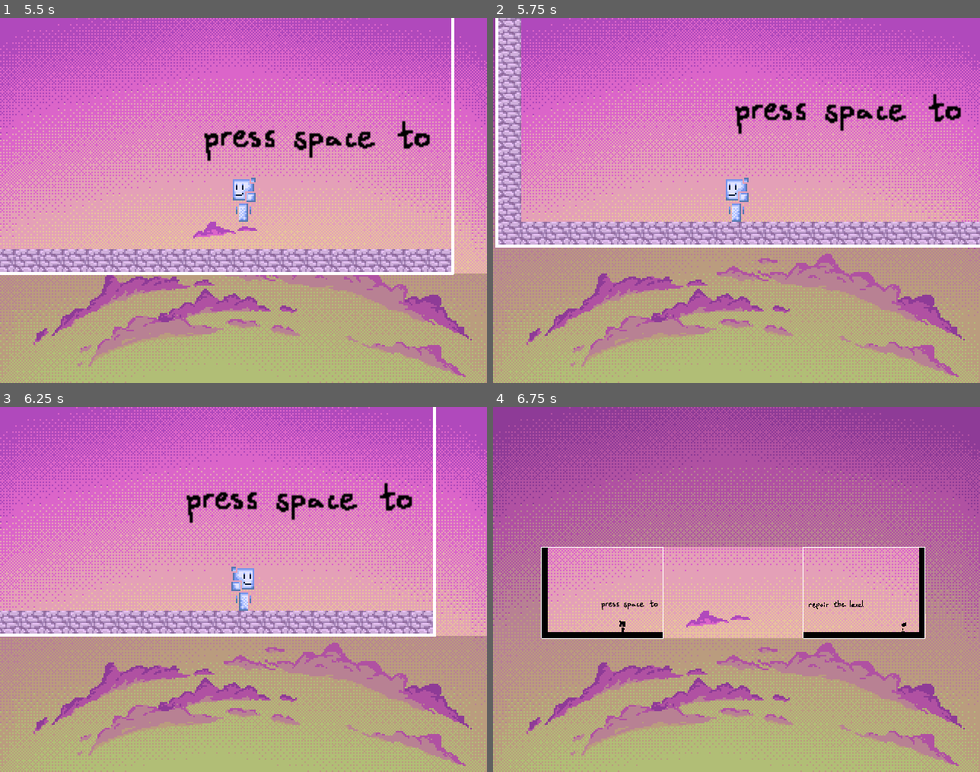
Above: before the commit, frames 1-4 (two rows, left to right).
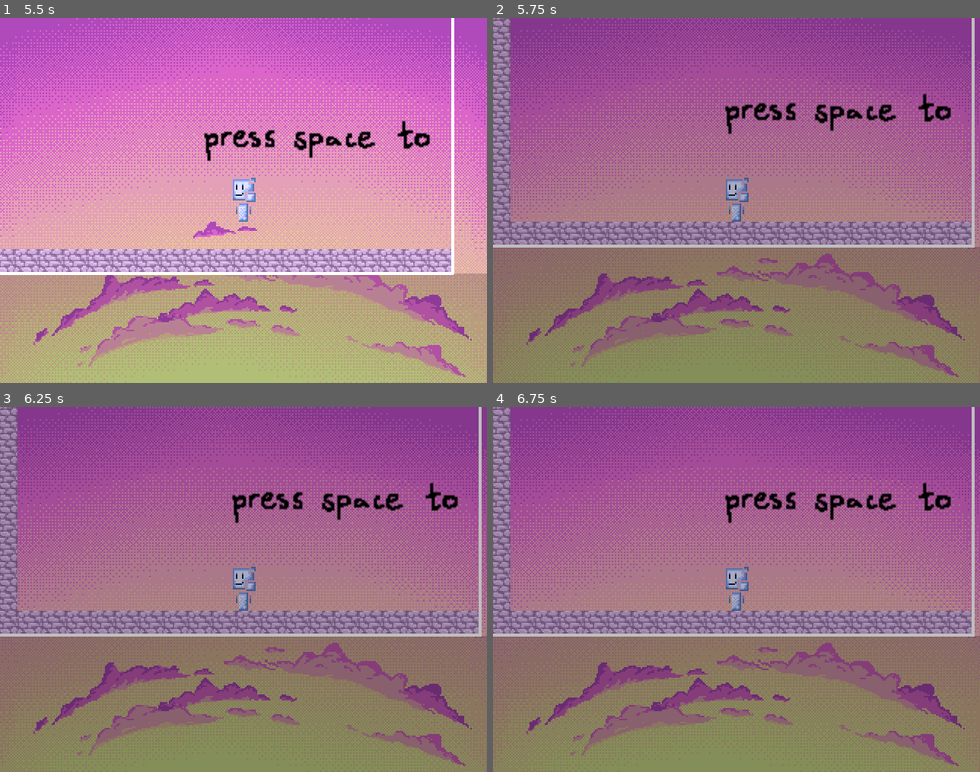
Above: after the commit, the same moments.

Repository: CodedSakura/GameJamGame
Game: Godot game, scene res://Scenes/Menu.tscn
The game is run twice, just before and just after one commit, with the same random seed, the same clock (stepped at 60 frames per second) and the same inputs. Sound files missing from this copy of the repository are replaced by a short silence.
Inputs (mouse positions are in pixels of both pictures, inside the frame that each line leads up to):
- Up to frame 1 (5.5 s): tap Enter (cheat_apply) at 0.5, 4.9 s; move the mouse to (350, 182) at 0.52 s; hold Right (move_right) 0.53-1.25 s; click (350, 182) at 0.6 s; tap Up (jump) at 0.77, 2.27, 3.77, 4.52, 5.27 s; click (102, 240) at 1.25 s; move the mouse to (146, 218) at 2.02 s; hold Right (move_right) 2.03-2.78 s; click (146, 218) at 2.1 s; move the mouse to (292, 120) at 2.77 s; hold Left (move_left) 2.78-3.53 s; click (292, 120) at 2.85 s; move the mouse to (219, 273) at 3.52 s; hold Right (move_right) 3.53-5.03 s; click (219, 273) at 3.6 s; move the mouse to (389, 255) at 4.27 s; click (389, 255) at 4.35 s; move the mouse to (97, 145) at 5.02 s; hold Left (move_left) from 5.03 s (still down); click (97, 145) at 5.1 s
- Up to frame 2 (5.75 s): keep holding Left (move_left); tap Escape (cheat_cancel) at 5.65 s
- Up to frame 3 (6.25 s): move the mouse to (267, 589) at 5.77 s; release Left (move_left) at 5.78 s; hold Right (move_right) from 5.78 s (still down); click (267, 589) at 5.85 s
- Up to frame 4 (6.75 s): tap Space (pause) at 6.4 s; move the mouse to (663, 498) at 6.52 s; release Right (move_right) at 6.53 s; hold Left (move_left) from 6.53 s (still down); click (663, 498) at 6.6 s

Frame 1 is identical in both runs. In frame 2, 98% of the frame differs, in the area x 0-100%, y 0-100%; in frame 3, 98%; in frame 4, 61%.
Error before the commit: Invalid call. Nonexistent function 'get_node' in base 'Nil'. (res://Scenes/Main.gd:146)
Error after the commit: Invalid call. Nonexistent function 'get_node' in base 'Nil'. (res://Scenes/Main.gd:152)

Commit message:
base pause

Diff:
--- a/Scenes/Main.gd
+++ b/Scenes/Main.gd
@@ -27,6 +27,9 @@
 
 var entering_cheat = false
 var entered_cheat = ""
+
+var level_pause = false
+var global_pause = false
 
 func _ready():
     $"/root/Transition/AnimationPlayer".play("fade_in")
@@ -84,11 +87,13 @@
     player_offset = null
 
 func _process(delta):
-    handle_pausing()
-    handle_drag()
-    handle_music()
-    handle_reset()
-    handle_cheats()
+    if not global_pause:
+        handle_pausing()
+        handle_drag()
+        handle_cheats()
+        handle_reset()
+        handle_music()
+    handle_pause_menu()
 
 var was_in = null
 func handle_music():
@@ -121,9 +126,10 @@
 
 func handle_pausing():
     if not entering_cheat and Input.is_action_just_pressed("pause") && !is_picked && !$"/root/Transition/AnimationPlayer".is_playing():
-        get_tree().paused = !get_tree().paused
+        level_pause = !level_pause
+        get_tree().paused = level_pause
         Physics2DServer.set_active(true)
-        if get_tree().paused:
+        if level_pause:
             scene_camera.make_current()
             set_tint(false)
         else:
@@ -216,13 +222,13 @@
 
 func handle_reset():
     if Input.is_action_just_pressed("reset"):
-        pass
+        _handle_death(null)
 
 func handle_cheats():
     if Input.is_action_just_pressed("cheat_activate"):
         entering_cheat = true
         print("enter cheat...")
-    if Input.is_action_just_pressed("cheat_apply"):
+    if entering_cheat and Input.is_action_just_pressed("cheat_apply"):
         print("applying cheat ", entered_cheat)
         if entered_cheat.begins_with("level "):
             print("changing level")
@@ -230,7 +236,7 @@
         else: print("unknown cheat")
         entered_cheat = ""
         entering_cheat = false
-    if Input.is_action_just_pressed("cheat_cancel"):
+    if entering_cheat and Input.is_action_just_pressed("cheat_cancel"):
         print("cancelling cheat")
         entered_cheat = ""
         entering_cheat = false
@@ -239,3 +245,9 @@
     if entering_cheat and event is InputEventKey and event.pressed:
         entered_cheat += char(event.unicode)
         print(entered_cheat)
+
+func handle_pause_menu():
+    if Input.is_action_just_pressed("pause_menu"):
+        global_pause = !global_pause
+        $PauseMenu/Root.visible = global_pause
+        get_tree().paused = global_pause or level_pause
--- a/Scenes/Main.tscn
+++ b/Scenes/Main.tscn
@@ -7,6 +7,7 @@
 [ext_resource path="res://Assets/Music/drums.ogg" type="AudioStream" id=5]
 [ext_resource path="res://Assets/Music/leads.ogg" type="AudioStream" id=6]
 [ext_resource path="res://Scenes/Levels/1/Level.tscn" type="PackedScene" id=7]
+[ext_resource path="res://Scenes/PauseMenu.tscn" type="PackedScene" id=8]
 
 [node name="Main" type="Node2D"]
 pause_mode = 2
@@ -36,3 +37,5 @@
 [node name="Tween" type="Tween" parent="."]
 
 [node name="Level" parent="." instance=ExtResource( 7 )]
+
+[node name="PauseMenu" parent="." instance=ExtResource( 8 )]
--- /dev/null
+++ b/Scenes/PauseMenu.tscn
@@ -0,0 +1,22 @@
+[gd_scene load_steps=2 format=2]
+
+[sub_resource type="StyleBoxFlat" id=1]
+bg_color = Color( 0, 0, 0, 0.25098 )
+
+[node name="PauseMenu" type="CanvasLayer"]
+
+[node name="Root" type="Control" parent="."]
+visible = false
+anchor_right = 1.0
+anchor_bottom = 1.0
+__meta__ = {
+"_edit_use_anchors_": false
+}
+
+[node name="Panel" type="Panel" parent="Root"]
+anchor_right = 1.0
+anchor_bottom = 1.0
+custom_styles/panel = SubResource( 1 )
+__meta__ = {
+"_edit_use_anchors_": false
+}
--- a/Scenes/Player.tscn
+++ b/Scenes/Player.tscn
@@ -34,6 +34,7 @@
 jumpVelocity = 230
 
 [node name="CollisionShape2D" type="CollisionShape2D" parent="."]
+visible = false
 shape = SubResource( 1 )
 __meta__ = {
 "_edit_lock_": true
@@ -51,6 +52,7 @@
 drag_margin_top = 0.25
 drag_margin_right = 0.1
 drag_margin_bottom = 0.1
+editor_draw_screen = false
 __meta__ = {
 "_edit_lock_": true
 }
--- a/project.godot
+++ b/project.godot
@@ -95,6 +95,11 @@
 "events": [ Object(InputEventKey,"resource_local_to_scene":false,"resource_name":"","device":0,"alt":false,"shift":false,"control":false,"meta":false,"command":false,"pressed":false,"scancode":16777217,"unicode":0,"echo":false,"script":null)
  ]
 }
+pause_menu={
+"deadzone": 0.5,
+"events": [ Object(InputEventKey,"resource_local_to_scene":false,"resource_name":"","device":0,"alt":false,"shift":false,"control":false,"meta":false,"command":false,"pressed":false,"scancode":16777217,"unicode":0,"echo":false,"script":null)
+ ]
+}
 
 [rendering]
 
Not shown: 1 places in Scenes/Main.tscn that only renumber resources
